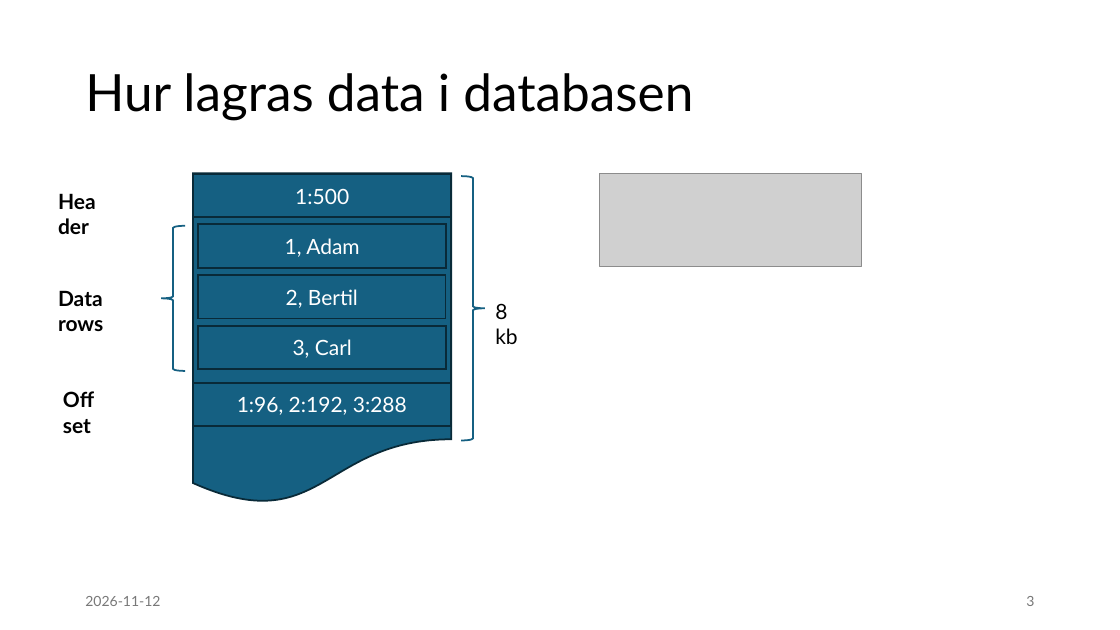
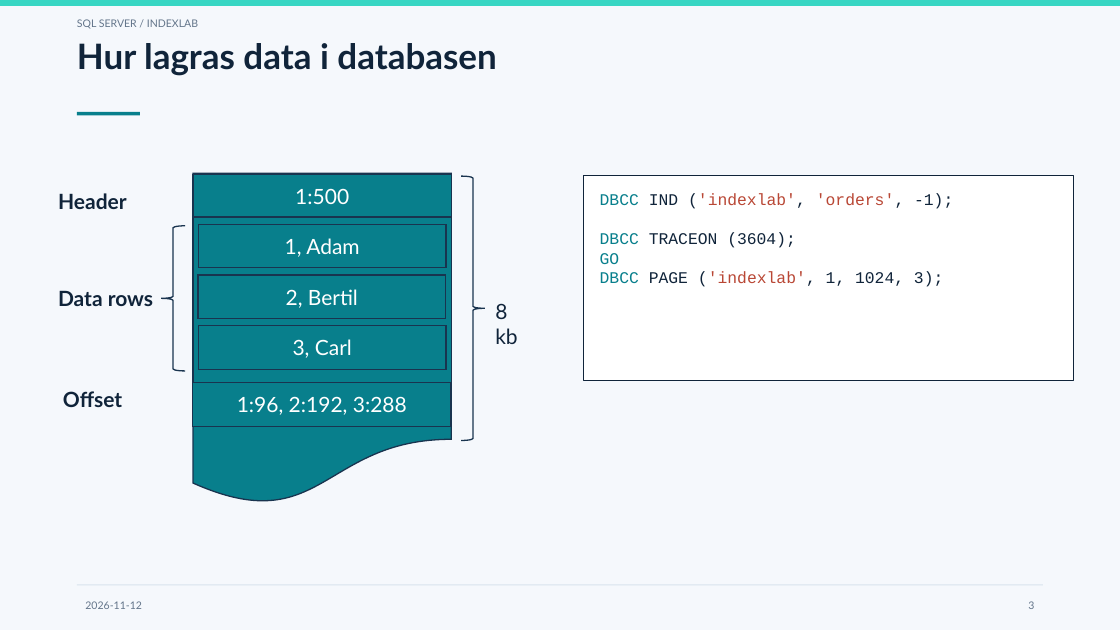
Before and after one commit to moppis/indexing, a slide deck: slide 3 of presentation/Indexering.pptx. Drawn at 1120x630 pixels with LibreOffice and Linux fonts; fonts in the diff are those of the drawing; grey boxes stand for pictures. Boxes give left, top, right and bottom in pixels: in the first picture for what was removed or moved away, otherwise in the second. Text is boxed around its words. In the diff, an @@ line names an element or a change of style, - is before the commit and + after.

```diff
--- a/presentation/Indexering.pptx
+++ b/presentation/Indexering.pptx
@@ background #FFFFFF to #F5F8FC @@
@@ rectangle added at box(0, 0, 1120, 6), fill #37D6C3 @@
@@ text added at box(77, 19, 198, 29), 9 pt, text #63758A @@
+SQL SERVER / INDEXLAB
@@ title "Hur lagras data i databasen" at box(77, 43, 496, 76): size 44 to 30 pt, text colour #000000 to #10243A, bold on; vertical alignment middle to top @@
@@ rectangle added at box(77, 112, 140, 115), fill #087F8C @@
@@ right brace at box(461, 176, 485, 441): outline #156082 1.5 pt to #19344F 1.1 pt @@
@@ rectangle added at box(583, 175, 1073, 380), fill #FFFFFF, outline #10243A 0.8 pt, 14 pt, text #10243A @@
+DBCC IND ('indexlab', 'orders', -1);
+DBCC TRACEON (3604);
+GO
+DBCC PAGE ('indexlab', 1, 1024, 3);
@@ picture removed at box(599, 173, 861, 266) @@
@@ left brace at box(161, 226, 186, 371): outline #156082 1.5 pt to #19344F 1.1 pt @@
@@ fill #156082 to #087F8C; outline #092A39 1.5 pt to #19344F 1.1 pt in 7 elements at box(193, 174, 451, 218), box(198, 224, 446, 268), box(198, 275, 446, 318), box(198, 326, 446, 370), box(192, 383, 450, 427), box(193, 173, 451, 505), box(193, 217, 451, 382) @@
@@ text colour #000000 to #10243A in 4 elements at box(495, 303, 517, 344), box(63, 391, 122, 407), box(58, 193, 127, 209), box(58, 290, 153, 306) @@
@@ text "2026-11-12" at box(85, 601, 142, 609): size 12 to 9 pt, text colour #797979 to #63758A @@
@@ rectangle added at box(77, 585, 1044, 586), fill #D8E3ED @@
@@ page number at box(1028, 601, 1034, 609): size 12 to 9 pt, text colour #797979 to #63758A @@
```
Also in this commit, not shown: 20 other slides changed.
